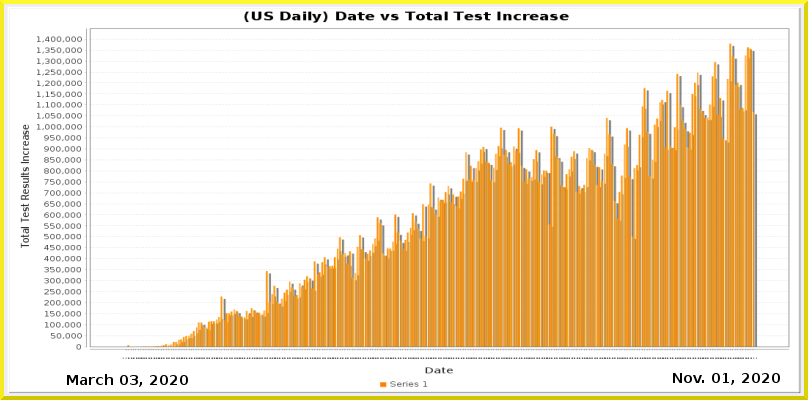
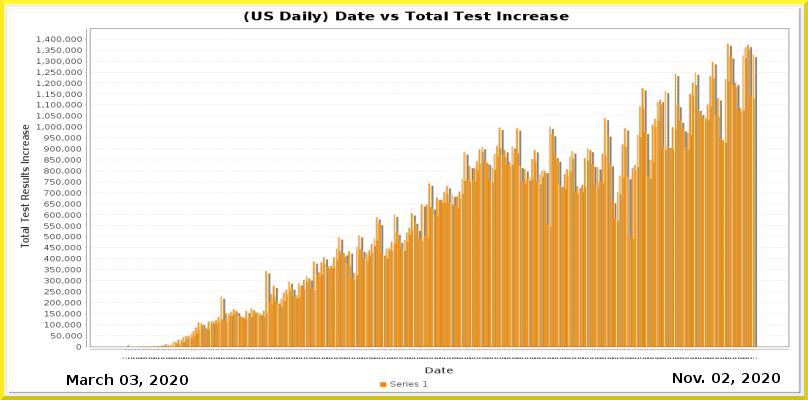
Revision of a layered 808x400 image; what changed, layer by layer:
painted on "Current Date" over <box>722,373,729,383</box>
painted on "Date_vs_TestIncrease.png" over <box>128,43,758,359</box>
